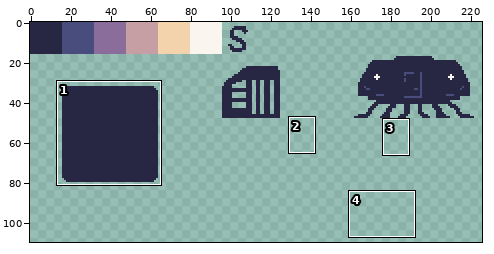
Two versions of one pixel-art file, assets/maps/tileset.aseprite. The picture above shows the old version from afar; the outline marks the close-up.
Close-up. First the earlier version:
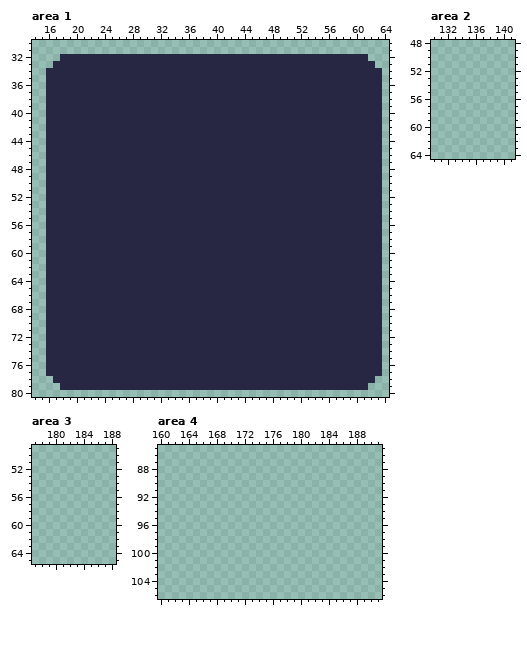
256x256 pixels, 1 frame. Shown: area 1: x 14..64, y 30..80; area 2: x 130..141, y 48..64; area 3: x 177..188, y 49..65; area 4: x 160..191, y 85..106. The wide view leaves out empty margins. The commit also changed other parts of the picture, which this record leaves out.
After:
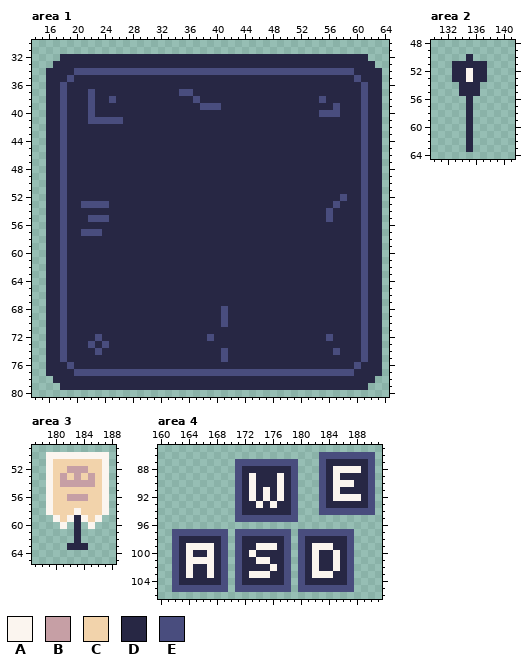
Palette (. is transparent): A #fbf5ef  B #c69fa5  C #f2d3ab  D #272744  E #494d7e
The exact change:
Changed rows in their new state; - is an unchanged pixel.
Area 1:
first column x 18:
34 --EEEEEEEEEEEEEEEEEEEEEEEEEEEEEEEEEEEEEEEE--
35 -E----------------------------------------E-
36 E------------------------------------------E
37 E---E------------EE------------------------E
38 E---E--E-----------E-----------------E-----E
39 E---E---------------EEE----------------E---E
40 E---E--------------------------------EEE---E
41 E---EEEEE----------------------------------E
42 E------------------------------------------E
43 E------------------------------------------E
44 E------------------------------------------E
45 E------------------------------------------E
46 E------------------------------------------E
47 E------------------------------------------E
48 E------------------------------------------E
49 E------------------------------------------E
50 E------------------------------------------E
51 E------------------------------------------E
52 E---------------------------------------E--E
53 E--EEEE--------------------------------E---E
54 E-------------------------------------E----E
55 E---EEE-------------------------------E----E
56 E------------------------------------------E
57 E--EEE-------------------------------------E
58 E------------------------------------------E
59 E------------------------------------------E
60 E------------------------------------------E
61 E------------------------------------------E
62 E------------------------------------------E
63 E------------------------------------------E
64 E------------------------------------------E
65 E------------------------------------------E
66 E------------------------------------------E
67 E------------------------------------------E
68 E----------------------E-------------------E
69 E----------------------E-------------------E
70 E----------------------E-------------------E
71 E------------------------------------------E
72 E----E---------------E----------------E----E
73 E---E-E------------------------------------E
74 E----E-----------------E---------------E---E
75 E----------------------E-------------------E
76 -E----------------------------------------E-
77 --EEEEEEEEEEEEEEEEEEEEEEEEEEEEEEEEEEEEEEEE--
Area 2:
first column x 133:
50 --D--
51 DDDDD
52 DDADD
53 DDADD
54 -DDD-
55 -DDD-
56 --D--
57 --D--
58 --D--
59 --D--
60 --D--
61 --D--
62 --D--
63 --D--
Area 3:
first column x 179:
50 AAAAAAAAA
51 ACCCCCCCA
52 ACCBBBCCA
53 ACBCBCBCA
54 ACBBBBBCA
55 ACCCCCCCA
56 ACCBBBCCA
57 ACCCCCCCA
58 ACCCACCCA
59 -ACADACA-
60 --A-D-A--
61 ----D----
62 ----D----
63 ---DDD---
Area 4:
first column x 162:
 86 ---------------------EEEEEEEE
 87 ---------EEEEEEEEE---EDDDDDDE
 88 ---------EDDDDDDDE---EDAAAADE
 89 ---------EDADDDADE---EDADDDDE
 90 ---------EDADDDADE---EDAAADDE
 91 ---------EDADADADE---EDADDDDE
 92 ---------EDADADADE---EDAAAADE
 93 ---------EDDADADDE---EDDDDDDE
 94 ---------EDDDDDDDE---EEEEEEEE
 95 ---------EEEEEEEEE-----------
 97 EEEEEEEE-EEEEEEEE-EEEEEEEE---
 98 EDDDDDDE-EDDDDDDE-EDDDDDDE---
 99 EDAAAADE-EDDAAADE-EDAAADDE---
100 EDADDADE-EDADDDDE-EDADDADE---
101 EDAAAADE-EDDAADDE-EDADDADE---
102 EDADDADE-EDDDDADE-EDADDADE---
103 EDADDADE-EDAAADDE-EDAAADDE---
104 EDDDDDDE-EDDDDDDE-EDDDDDDE---
105 EEEEEEEE-EEEEEEEE-EEEEEEEE---
